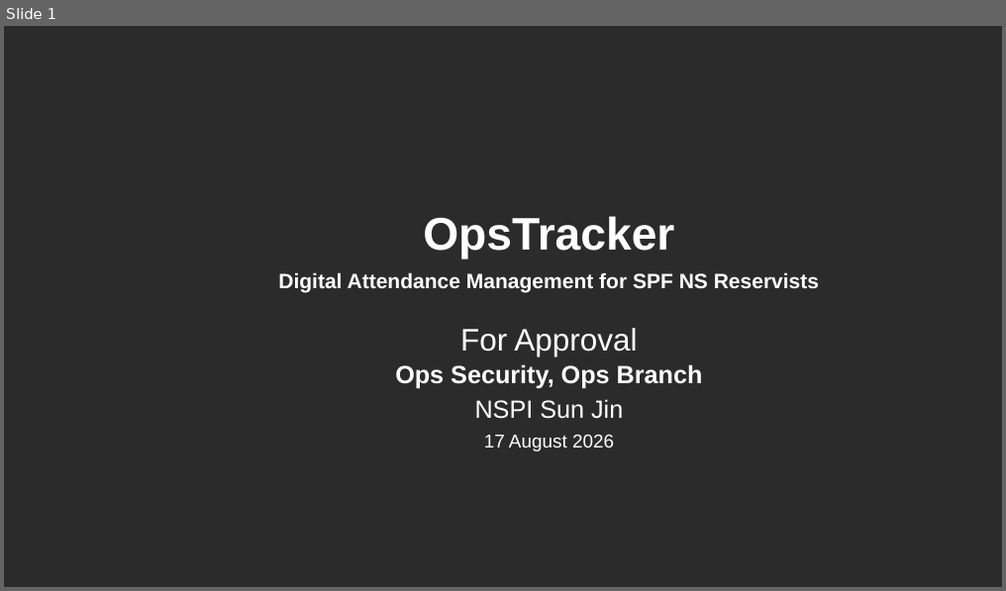
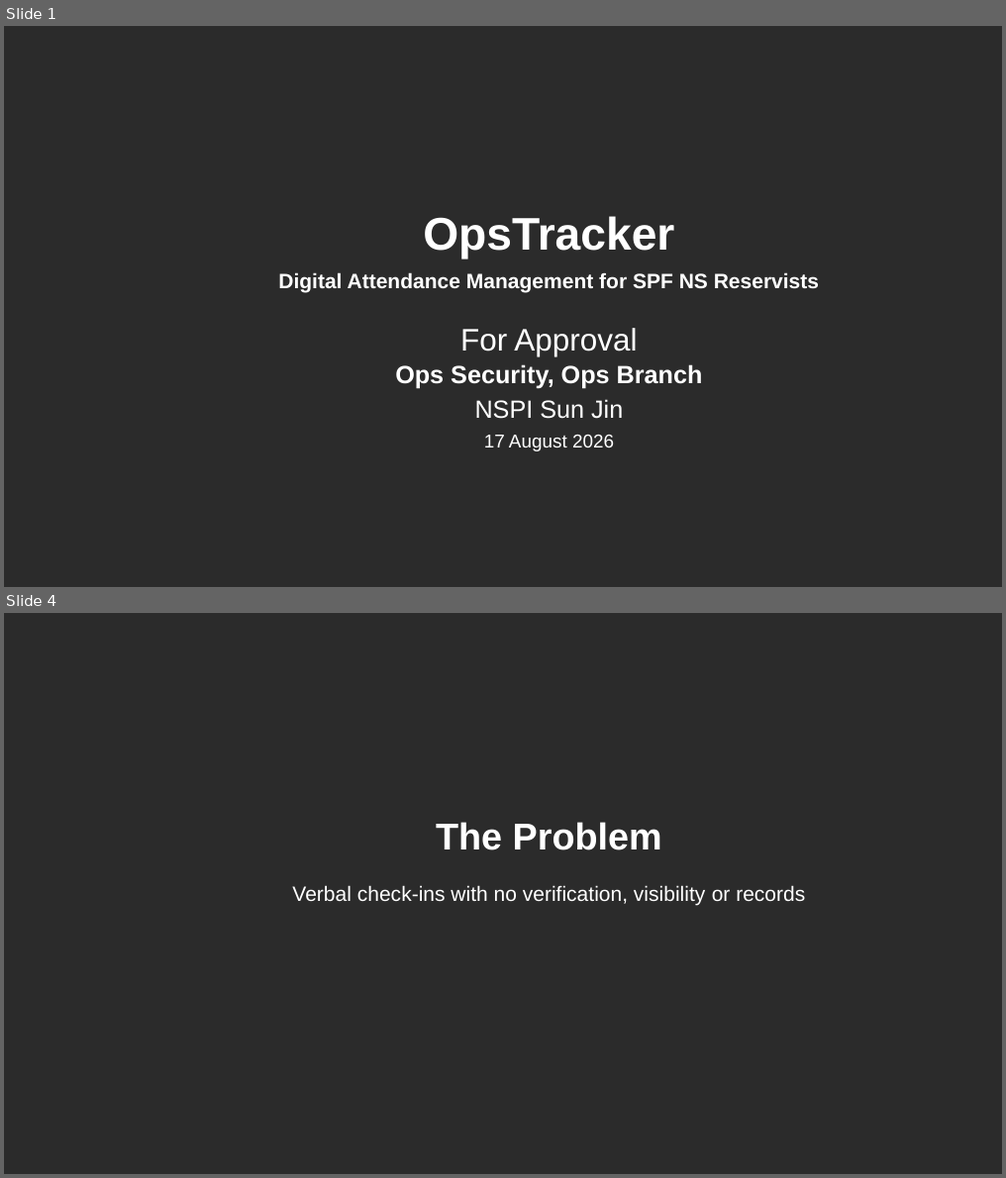
Before and after one commit to GOHSUNJIN/reservist, a slide deck: OpsTracker.pptx. Shown one above the other, each under a label of ours: slide 1 before the commit, slides 1 and 4 after it; the slides between them are not shown. The pictures are 1006x591 and 1006x1178 pixels, drawn with LibreOffice and Linux fonts; fonts in the diff are those of the drawing; background and template pictures are left out; a plain dark background stands for a picture behind light text. Boxes give left, top, right and bottom in pixels: in the first picture for what was removed or moved away, otherwise in the second. Text is boxed around its words. In the diff, an @@ line names an element or a change of style, - is before the commit and + after.

```diff
--- a/OpsTracker.pptx
+++ b/OpsTracker.pptx
@@ slide 4 added at [4, 613, 1002, 1174], background picture (left out) @@
@@ title added at [436, 822, 662, 851], 36 pt, text #FFFFFF, bold @@
+The Problem
@@ text added at [292, 885, 805, 906], 20 pt, text #FFFFFF @@
+Verbal check-ins with no verification, visibility or records
```
Also in this commit, not shown: 13 slides changed, 9 other slides added, 2 slides removed, 20 other files.
